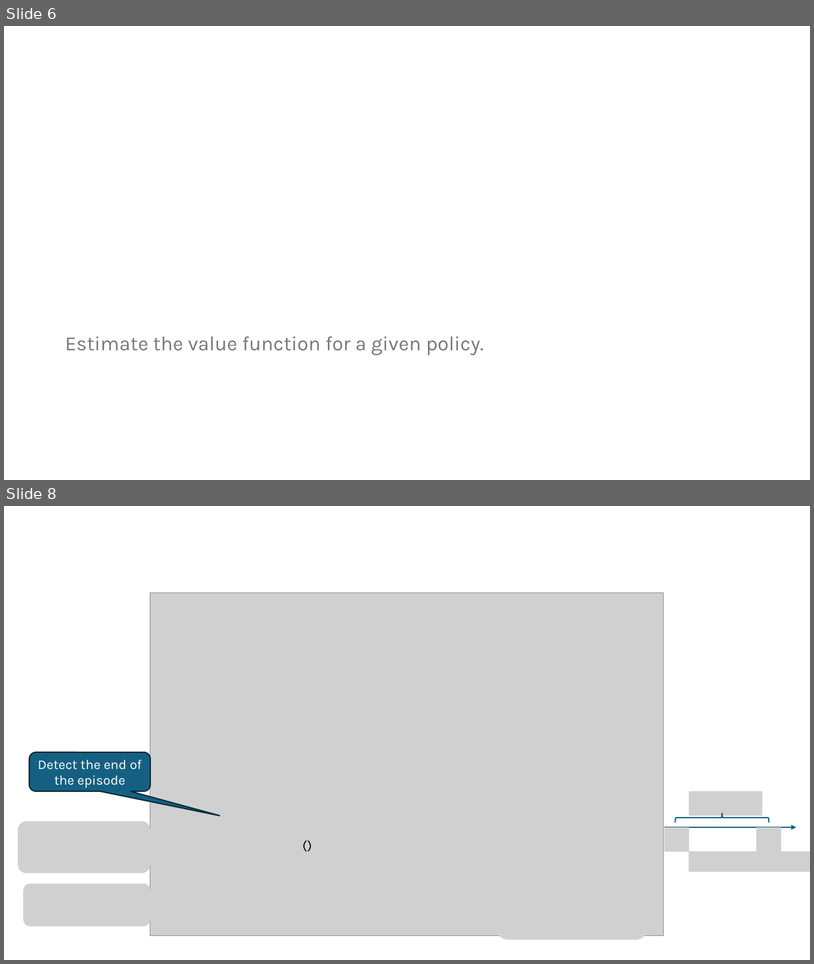
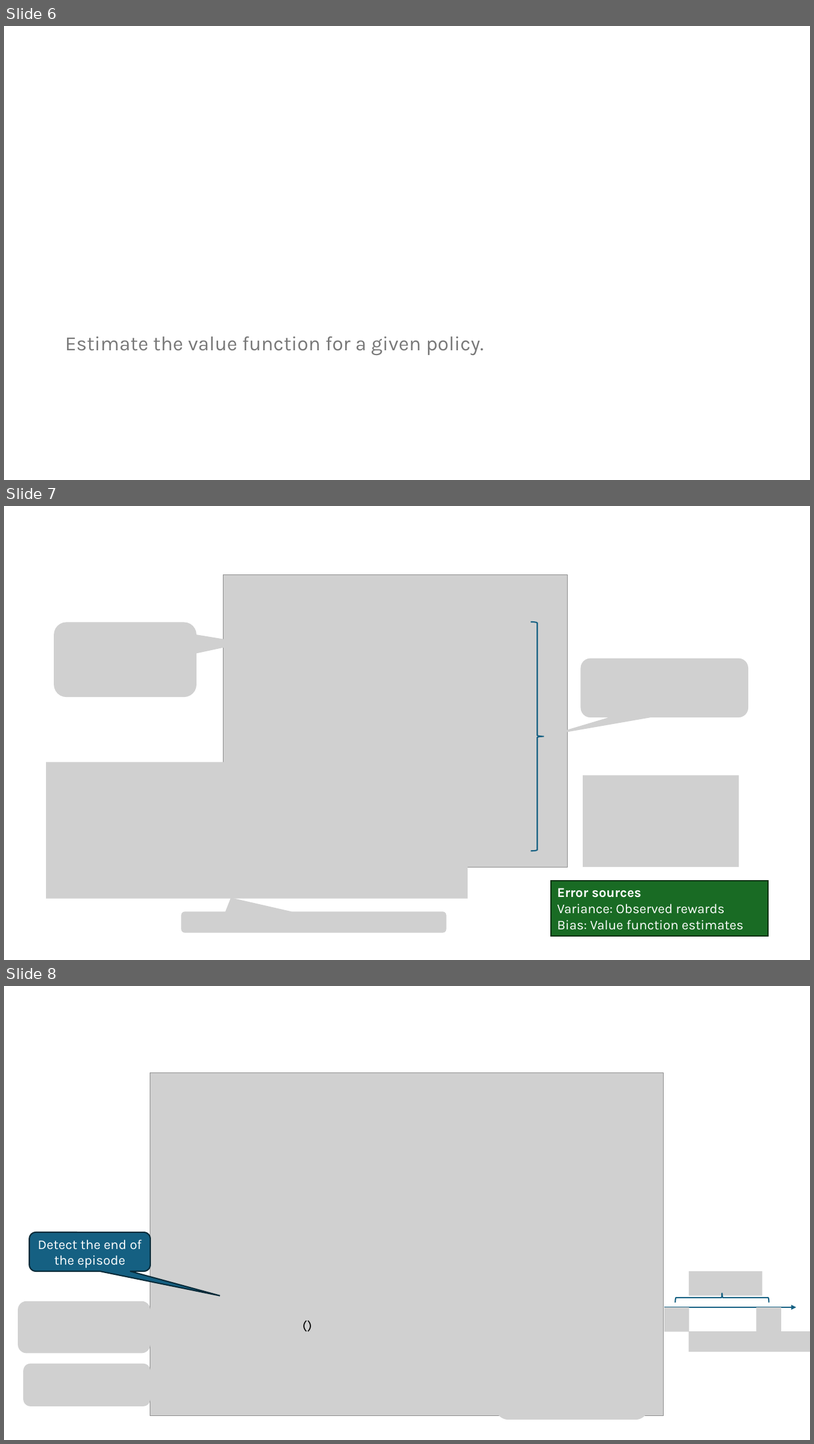
Before and after one commit to mhahsler/Introduction_to_Reinforcement_Learning, a slide deck: slides/Lecture_Chapter07.pptx. Shown one above the other, each under a label of ours: slides 6 and 8 before the commit, slides 6, 7 and 8 after it; the slides between them are not shown. The pictures are 814x964 and 814x1444 pixels, drawn with LibreOffice and Linux fonts; fonts in the diff are those of the drawing; grey boxes stand for pictures. Boxes give left, top, right and bottom in pixels: in the first picture for what was removed or moved away, otherwise in the second. Text is boxed around its words. In the diff, an @@ line names an element or a change of style, - is before the commit and + after.

```diff
--- a/slides/Lecture_Chapter07.pptx
+++ b/slides/Lecture_Chapter07.pptx
@@ slide 7 added at bbox=[4, 506, 810, 960], background #FFFFFF @@
@@ group added at bbox=[224, 575, 568, 867]: 4 pictures @@
@@ picture added at bbox=[54, 622, 197, 697] @@
@@ right brace added at bbox=[531, 622, 544, 850], outline #156082 1.5 pt @@
@@ picture added at bbox=[581, 658, 749, 718] @@
@@ picture added at bbox=[47, 762, 468, 898] @@
@@ picture added at bbox=[583, 775, 739, 867] @@
@@ rectangle added at bbox=[551, 880, 768, 936], fill #196B24, outline #0B2F10 1.5 pt, 16 pt, text #FFFFFF @@
+Error sources
+Variance: Observed rewards
+Bias: Value function estimates
@@ picture added at bbox=[181, 912, 447, 933] @@
```
Also in this commit, not shown: 1 slide changed, 1 slide removed, 1 other file.
